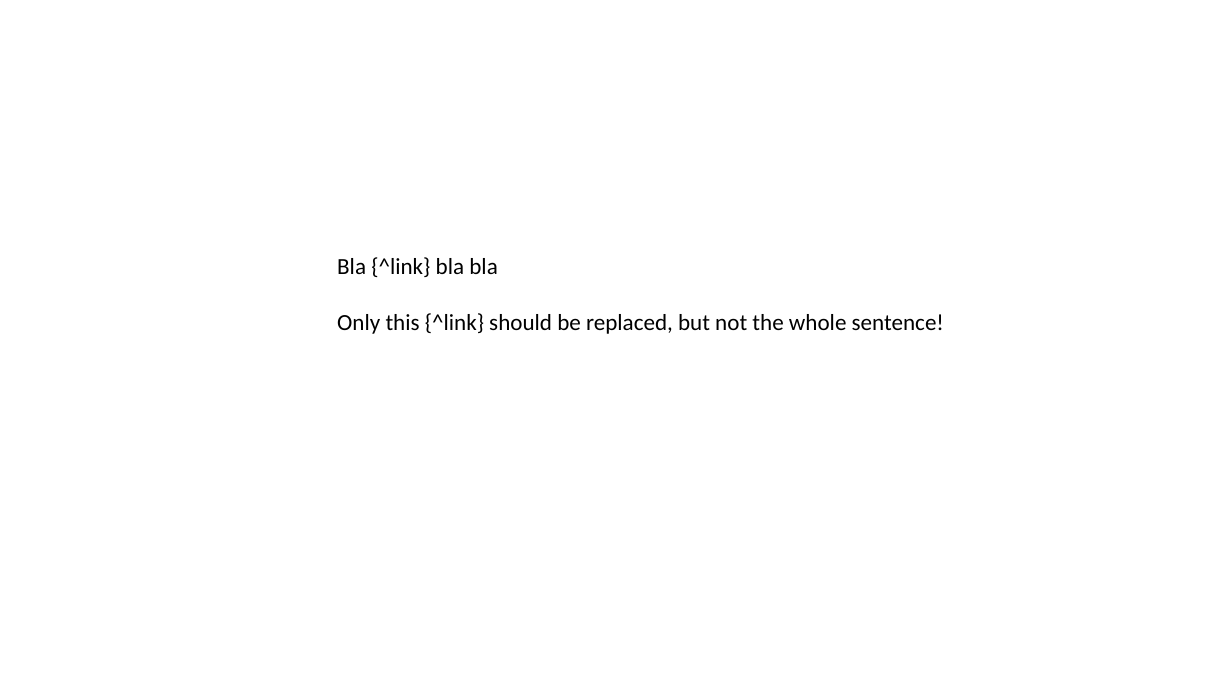
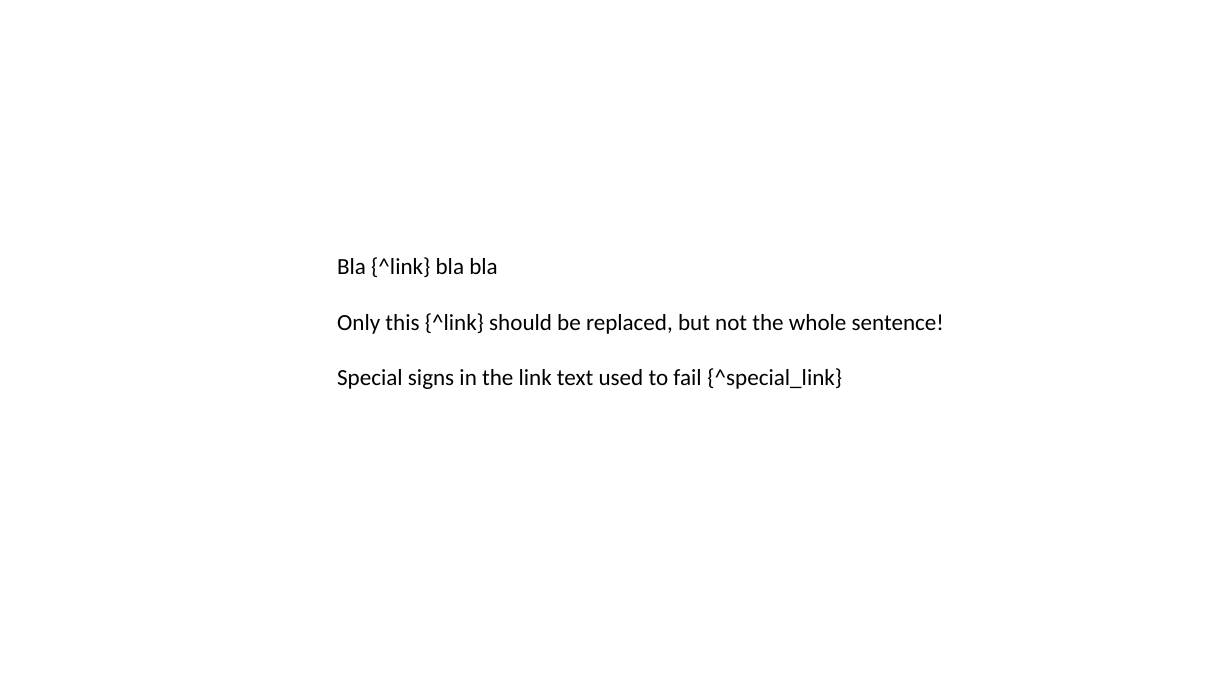
Before and after one commit to sujith3g/docxtemplater-link-module, a slide deck: slide 2 of examples/example-href.pptx. Drawn at 1232x693 pixels with LibreOffice and Linux fonts; fonts in the diff are those of the drawing. Boxes give left, top, right and bottom in pixels: in the first picture for what was removed or moved away, otherwise in the second. Text is boxed around its words. In the diff, an @@ line names an element or a change of style, - is before the commit and + after.

Commit message:
& was breaking the ppt

```diff
--- a/examples/example-href.pptx
+++ b/examples/example-href.pptx
@@ text at box(337, 368, 842, 389): paragraph added @@
+Special signs in the link text used to fail {^special_link}
```
Also in this commit, not shown: 2 other files.
